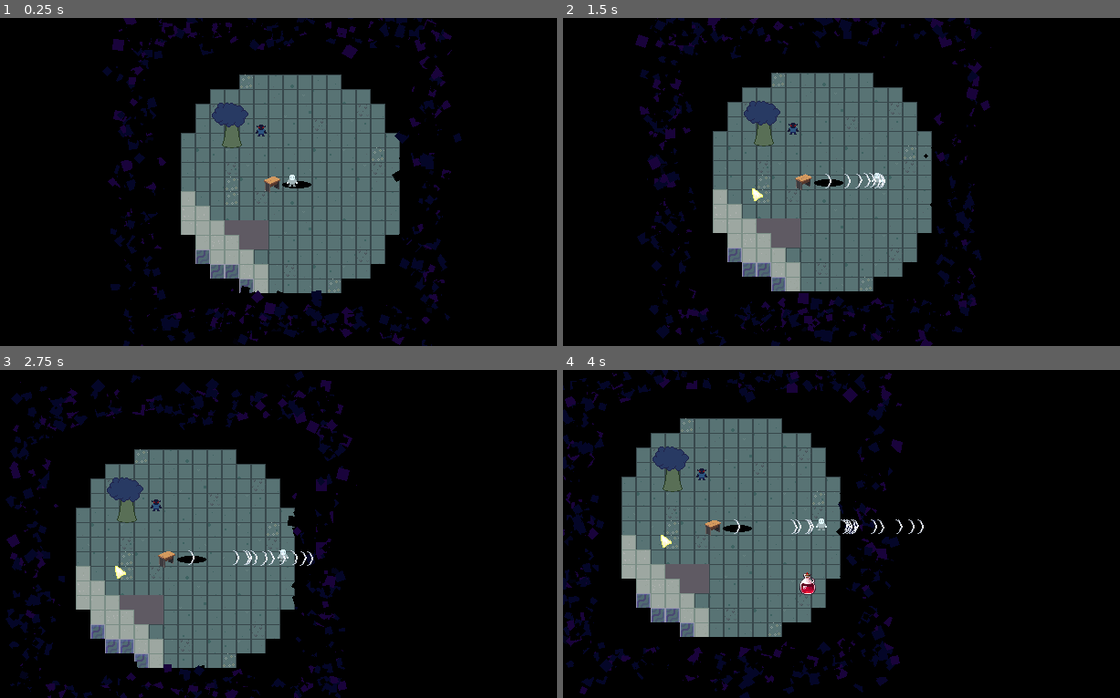
Above: before the commit, frames 1-4 (two rows, left to right).
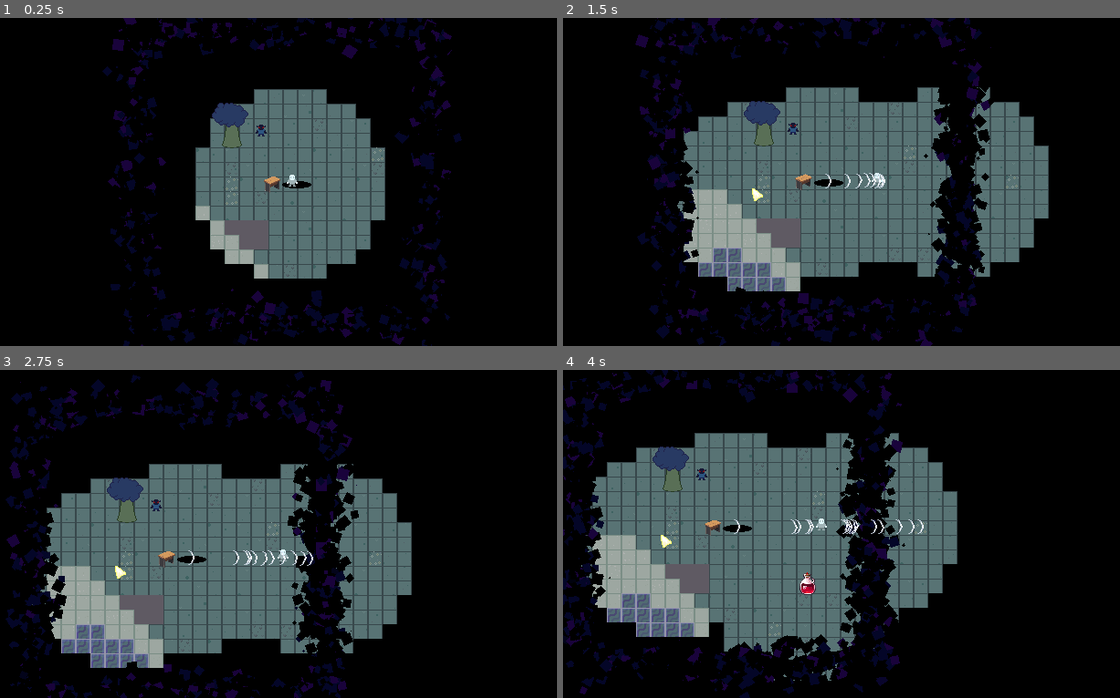
Above: after the commit, the same moments.

Repository: TimoRoggel/EverDark
Game: Godot game, scene res://scenes/levels/world.tscn
The game is run twice, just before and just after one commit, with the same random seed, the same clock (stepped at 60 frames per second) and the same inputs.
Inputs (mouse positions are in pixels of both pictures, inside the frame that each line leads up to):
- Up to frame 1 (0.25 s): no input
- Up to frame 2 (1.5 s): move the mouse to (986, 165) at 0.52 s; press the mouse at (986, 165) at 0.53 s; hold D (right) 0.53-1.25 s; release the mouse at (986, 165) at 1.25 s; drag from (735, 198) to (925, 168) at 1.27 s
- Up to frame 3 (2.75 s): move the mouse to (350, 461) at 2.02 s; hold D (right) from 2.03 s (still down); hold Shift (dash) from 2.03 s (still down)
- Up to frame 4 (4 s): release D (right) at 2.75 s; release Shift (dash) at 2.75 s; drag from (824, 599) to (679, 573) at 2.77 s; move the mouse to (1030, 583) at 3.52 s; hold A (left) from 3.53 s (still down); hold Ctrl from 3.53 s (still down)

The runs differ from the first frame. In frame 1, 6.3% of the frame differs, in the area x 32-72%, y 17-84%; in frame 2, 12%; in frame 3, 12%; in frame 4, 12%, in the area x 3-71%, y 14-95%.

Commit message:
better lumin effect

Diff:
--- a/scenes/characters/player.tscn
+++ b/scenes/characters/player.tscn
@@ -116,7 +116,6 @@
 
 [node name="lumin_placement" type="Node2D" parent="components"]
 script = ExtResource("18_kmyvj")
-metadata/_custom_type_script = "uid://chbvt1cpvl4ve"
 
 [node name="camera" type="Camera2D" parent="."]
 offset = Vector2(0, -4)
--- a/scripts/components/lumin_placement_component.gd
+++ b/scripts/components/lumin_placement_component.gd
@@ -20,11 +20,11 @@
 	pass
 
 func place(at: Vector2) -> void:
-	if !inventory.has(0):
-		return
+	#if !inventory.has(0):
+		#return
 	for coords: Vector2 in current_lumin_positions:
 		if coords.distance_squared_to(at) < MIN_DISTANCE:
 			return
 	Generator.generate(at * Generator.SIZE)
 	current_lumin_positions.append(at)
-	inventory.remove(0)
+	#inventory.remove(0)
--- a/scripts/globals/generator.gd
+++ b/scripts/globals/generator.gd
@@ -1,7 +1,7 @@
 extends Node
 
 const BASE_FREQUENCY: float = 0.05
-const SIZE: int = 8
+const SIZE: int = 7
 const HSIZE: int = int(round(SIZE / 2.0))
 const BIOME_SIZE: float = 1.0
 const RIVER_SIZE: float = 0.15
--- a/scripts/tools/generated_tile_map_layer.gd
+++ b/scripts/tools/generated_tile_map_layer.gd
@@ -45,12 +45,16 @@
 	toppings_layer.clear()
 
 func generate_around(where: Vector2, amount: int = 1) -> void:
-	for x: int in range(-Generator.SIZE * amount, Generator.SIZE * amount + 1):
-		for y: int in range(-Generator.SIZE * amount, Generator.SIZE * amount + 1):
+	for r: int in Generator.SIZE * amount:
+		for t: int in 40:
+			var p: float = t * TAU / 40.0
+			var x: int = roundi(sin(p) * r)
+			var y: int = roundi(cos(p) * r)
 			var pos: Vector2 = where + Vector2(x, y)
 			if pos.distance_squared_to(where) >= pow(Generator.SIZE, 2.0):
 				continue
 			generate(pos)
+		await get_tree().physics_frame
 
 func generate(where: Vector2) -> void:
 	if generated_chunks.has(where):
